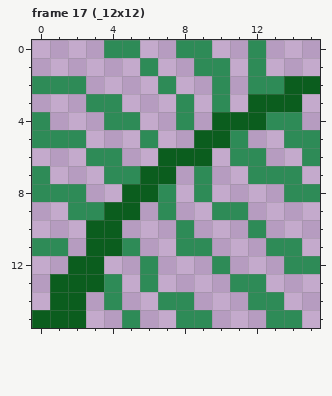
Pixel-art file, stored at gfx/game/sprite/nono_12x12.aseprite. Above, as it was before the edit.
16x16 pixels, 21 frames. Shown: frame 17 (_12x12).
After:
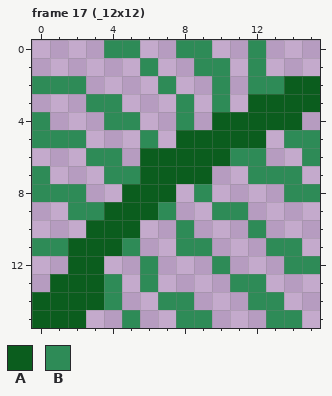
Palette (. is transparent): A #0b5d1e  B #2e8b57
The edit:
Frame 17 (_12x12):
The edit adds colour A in row 3 at x 15; in row 5 at x 8 and 12; in row 6 at x 6 and 10; in row 7 at x 8; in row 9 at x 6; in row 10 at x 5.
The edit adds colour A in row 11 at x 2; in row 14 at x 0 and 3.
Colour B gives way to colour A in row 4 at x 13 to 14; in row 5 at x 11; in row 7 at x 9; in row 8 at x 7.
Boxes around the changes in both pictures, in picture pixels (x1, y1, x2, y2):
changed: (32, 94, 320, 310)
